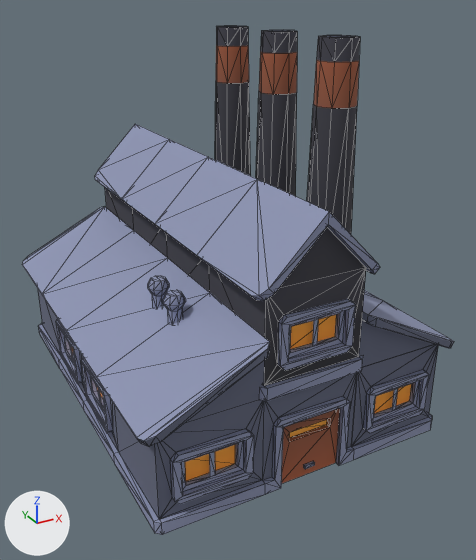
The glTF model kenney/city-kit-industrial/building-m.glb, before and after one commit.
The view is the same before and after, from a camera (50 mm lens) standing at (-1.19, -2.42, 1.67) and looking at (0.06, -0.15, 0.53). Every picture has the same lights, and +X, +Y and +Z are marked at lower left. The first picture is the older version. Mesh edges are drawn as thin lines. Vertices at exactly the same position are counted once.

Names of what the first picture shows: 'building-m'.
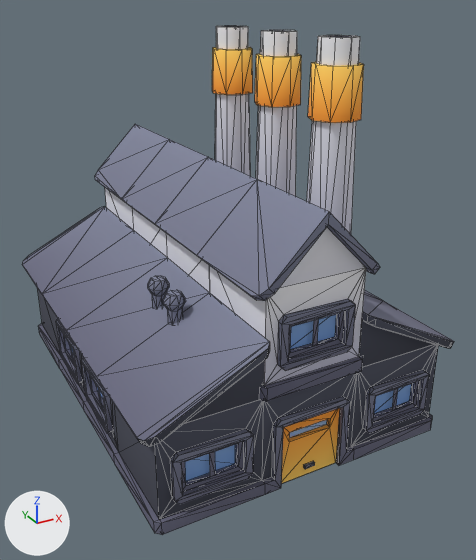
The change, as a diff of the scene's bpy script:
```diff
--- a/kenney/city-kit-industrial/building-m.glb.py
+++ b/kenney/city-kit-industrial/building-m.glb.py
@@ mat_colormap_specular @@
+mat_colormap_specular = bpy.data.materials.new('colormap-specular')
+# uses the picture img_colormap
@@ me_building_m @@
 # used by ob_building_m; location = (0.0, 0.0, 0.0)
-me_building_m.from_pydata(...)  # 1014 vertices, 1706 faces; spans x -0.66..0.66, y -0.85..0.85, z 0.0..1.52
+me_building_m.from_pydata(...)  # 1056 vertices, 1694 faces; spans x -0.66..0.66, y -0.85..0.85, z 0.0..1.52
+# me_building_m part 1: a new loose piece, an 8-sided cylinder along z spanning x 0.23..0.43, y -0.1..0.1, z 1.23..1.43, in mat_colormap
+# me_building_m part 2: a new loose piece, an 8-sided cylinder along z spanning x 0.23..0.43, y -0.5..-0.3, z 1.23..1.43, in mat_colormap
+# me_building_m part 3: a new loose piece, an 8-sided cylinder along z spanning x 0.23..0.43, y 0.3..0.5, z 1.23..1.43, in mat_colormap
+# me_building_m part 4: 58 vertices removed from x -0.25..0.41, y -0.8..0.48, z 0.0..1.44; 52 vertices added at x -0.66..0.66, y -0.82..0.82, z 0.0..1.04
+# me_building_m part 5: 1231 kept faces spanning x -0.66..0.66, y -0.85..0.85, z 0.0..1.52 get new texture (UV) coordinates
+# me_building_m part 6: 20 faces spanning x -0.58..0.58, y -0.78..0.78, z 0.15..0.65 switch from mat_colormap to mat_colormap_specular
```

Changed parts and their boxes [x1, y1, x2, y2] in the pictures (476 x 560 px; the box of a moved part takes in the faces that stretch with it):
part 1 of me_building_m, added (orange)
    after: [255, 54, 301, 107]
part 2 of me_building_m, added (orange)
    after: [308, 62, 364, 123]
part 3 of me_building_m, added (orange)
    after: [212, 47, 253, 95]
part 4 of me_building_m, moved or reshaped
    before: [197, 26, 374, 483]
    after: [37, 124, 382, 495]
part 5 of me_building_m, surface changed
    both: [22, 26, 454, 535]
part 6 of me_building_m, recoloured
    both: [70, 315, 411, 481]
